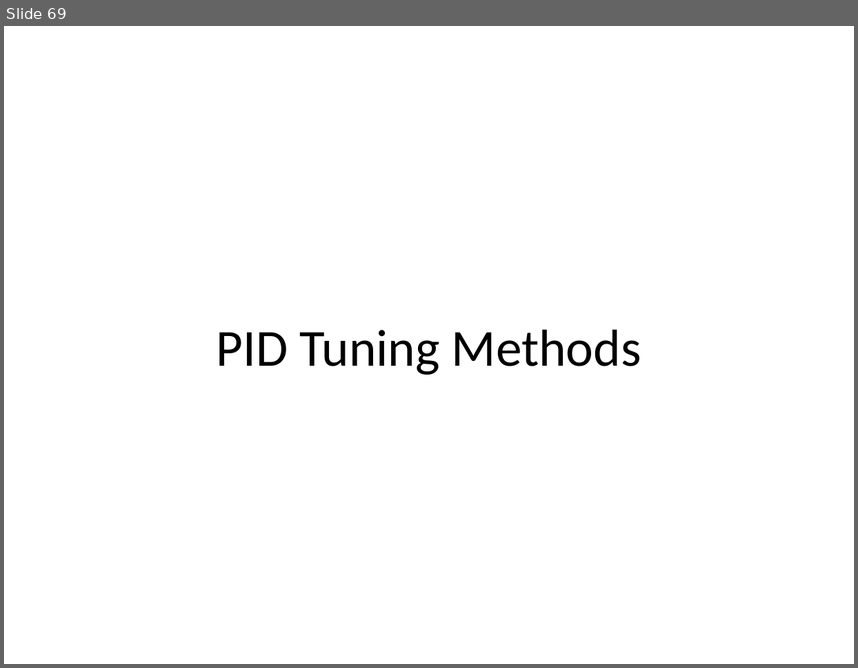
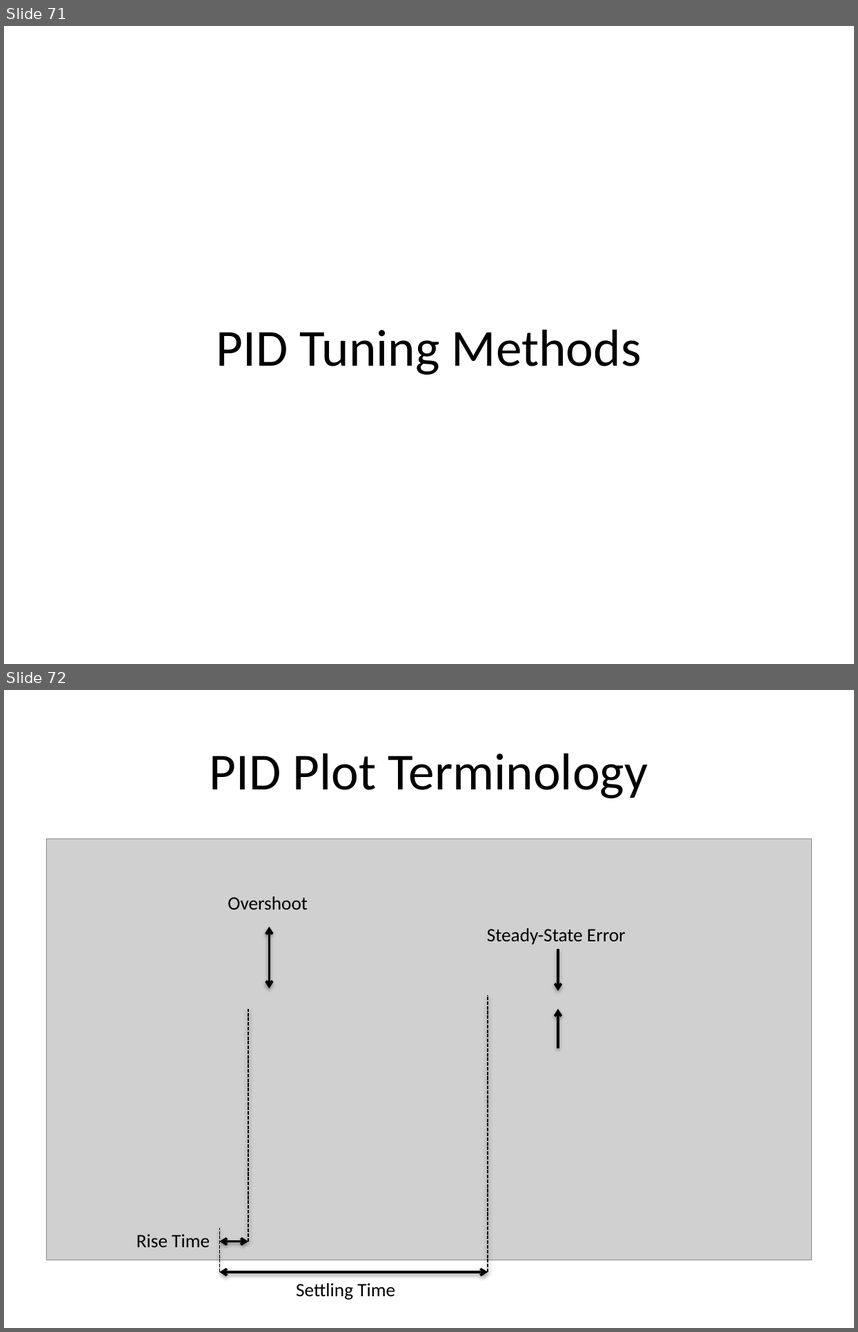
Before and after one commit to arkorobotics/PID, a slide deck: Documents/PID.pptx. Shown one above the other, each under a label of ours: slide 69 before the commit, slides 71 and 72 after it. The pictures are 858x668 and 858x1332 pixels, drawn with LibreOffice and Linux fonts; fonts in the diff are those of the drawing; grey boxes stand for pictures. Boxes give left, top, right and bottom in pixels: in the first picture for what was removed or moved away, otherwise in the second. Text is boxed around its words. In the diff, an @@ line names an element or a change of style, - is before the commit and + after.

```diff
--- a/Documents/PID.pptx
+++ b/Documents/PID.pptx
@@ slide 72 added at [4,690,854,1328], background #FFFFFF @@
@@ title added at [210,753,648,798], 44 pt, text #000000 @@
+PID Plot Terminology
@@ picture added at [47,839,811,1259] @@
@@ text added at [228,896,308,909], 16 pt, text #000000 @@
+Overshoot
@@ double arrow added from (269, 926) to (269, 988), #000000 2 pt @@
@@ text added at [487,928,626,945], 16 pt, text #000000 @@
+Steady-State Error
@@ arrow added from (558, 949) to (558, 991), #000000 2 pt @@
@@ line added from (488, 1272) to (488, 995), #000000 1 pt dashed @@
@@ line added from (248, 1241) to (248, 1009), #000000 1 pt dashed @@
@@ arrow added from (558, 1048) to (558, 1009), #000000 2 pt @@
@@ line added from (220, 1272) to (220, 1228), #000000 1 pt dashed @@
@@ text added at [136,1234,210,1247], 16 pt, text #000000 @@
+Rise Time
@@ double arrow added from (248, 1241) to (220, 1241), #000000 2 pt @@
@@ double arrow added from (488, 1272) to (220, 1272), #000000 2 pt @@
@@ text added at [296,1283,395,1299], 16 pt, text #000000 @@
+Settling Time
@@ what was slide 69 is now slide 71 @@
```
Also in this commit, not shown: 6 other slides added, 2 slides removed.
